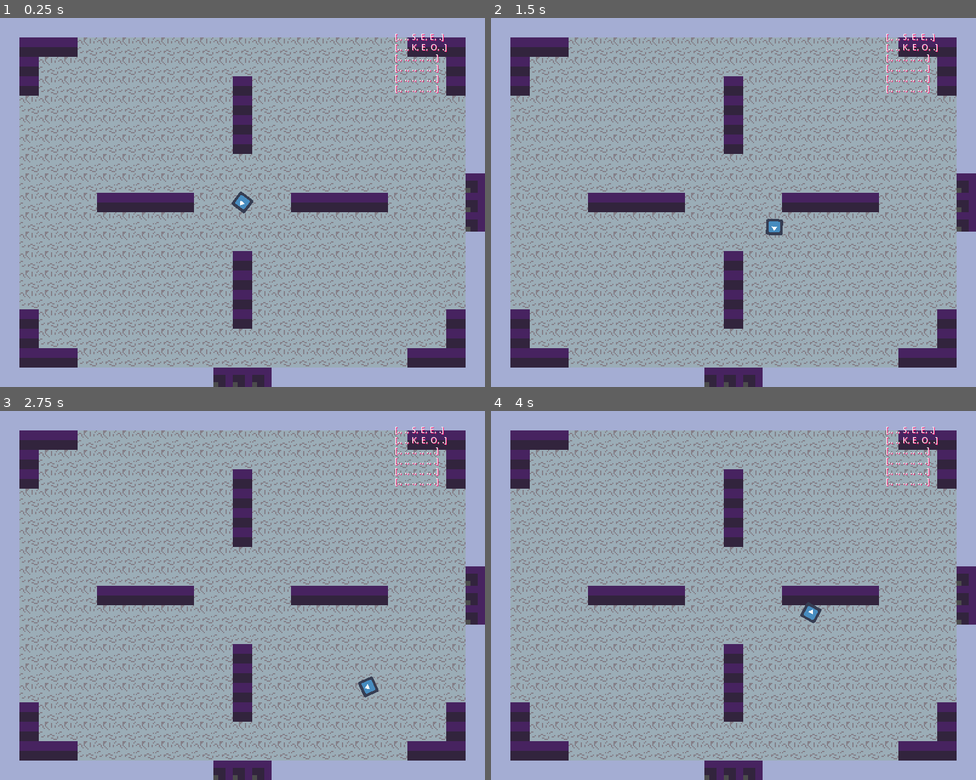
Above: before the commit, frames 1-4 (two rows, left to right).
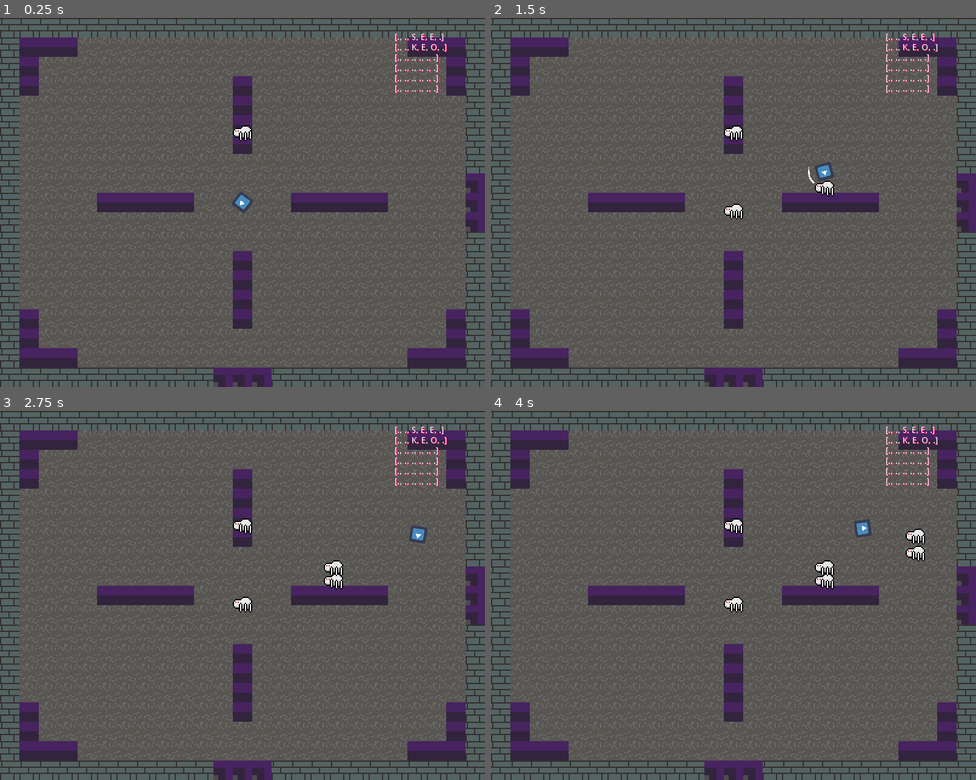
Above: after the commit, the same moments.

Repository: BielMaxBR/evolutron-remake
Game: Godot game, scene res://Node2D.tscn
Same seed, same stepped clock (60 frames per second), same inputs: the game is played once before the commit and once after it. The engine's default icon, where the game draws it, is replaced by a stand-in: a white triangle on a blue panel in a dark square.
Inputs (mouse positions are in pixels of both pictures, inside the frame that each line leads up to):
- Up to frame 1 (0.25 s): no input
- Up to frame 2 (1.5 s): tap Enter at 0.5 s; move the mouse to (840, 184) at 0.52 s; press the mouse at (840, 184) at 0.53 s; hold D (right) 0.53-1.28 s; move the mouse to (636, 220) at 1.27 s; release the mouse at (636, 220) at 1.28 s; hold S (down) from 1.28 s (still down); click (636, 220) at 1.35 s
- Up to frame 3 (2.75 s): move the mouse to (291, 514) at 2.02 s; release S (down) at 2.03 s; press the mouse at (291, 514) at 2.03 s; hold D (right) from 2.03 s (still down)
- Up to frame 4 (4 s): move the mouse to (709, 669) at 2.77 s; release D (right) at 2.78 s; release the mouse at (709, 669) at 2.78 s; hold W (up) 2.78-3.53 s; click (709, 669) at 2.85 s; move the mouse to (879, 650) at 3.52 s; press the mouse at (879, 650) at 3.53 s; hold A (left) from 3.53 s (still down)

The runs differ from the first frame. In frame 1, 91% of the frame differs, in the area x 0-100%, y 0-100%; in frame 2, 91%; in frame 3, 91%; in frame 4, 91%.

Commit message:
f

Diff:
--- a/Node2D.tscn
+++ b/Node2D.tscn
@@ -11,6 +11,7 @@
 [ext_resource path="res://anim/attack0.png" type="Texture" id=9]
 [ext_resource path="res://anim/attack3.png" type="Texture" id=10]
 [ext_resource path="res://anim/attack1.png" type="Texture" id=11]
+[ext_resource path="res://inimigos/arainha.tscn" type="PackedScene" id=12]
 
 [sub_resource type="RectangleShape2D" id=1]
 extents = Vector2( 13.4879, 13.5601 )
@@ -18,9 +19,9 @@
 [sub_resource type="SpriteFrames" id=2]
 animations = [ {
 "frames": [ ExtResource( 9 ), ExtResource( 11 ), ExtResource( 6 ), ExtResource( 10 ), ExtResource( 8 ), null, ExtResource( 9 ) ],
-"loop": false,
+"loop": true,
 "name": "default",
-"speed": 15.0
+"speed": 20.0
 } ]
 
 [node name="Node2D" type="Node2D"]
@@ -31,7 +32,6 @@
 cell_size = Vector2( 800, 608 )
 cell_quadrant_size = 6
 format = 1
-tile_data = PoolIntArray( 5, 0, 0, 327685, 0, 0 )
 
 [node name="TileMap" type="TileMap" parent="."]
 visible = false
@@ -64,6 +64,7 @@
 [node name="KinematicBody2D" type="KinematicBody2D" parent="."]
 script = ExtResource( 3 )
 cam = NodePath("../Camera2D")
+aranha = NodePath("../arainha")
 
 [node name="CollisionShape2D" type="CollisionShape2D" parent="KinematicBody2D"]
 shape = SubResource( 1 )
@@ -81,6 +82,8 @@
 
 [node name="Sound" type="AudioStreamPlayer" parent="KinematicBody2D/attack"]
 stream = ExtResource( 7 )
+
+[node name="arainha" parent="." instance=ExtResource( 12 )]
 [connection signal="map" from="." to="Camera2D" method="_on_Node2D_map"]
 [connection signal="spawn" from="." to="KinematicBody2D" method="_on_Node2D_spawn"]
 [connection signal="apareci" from="KinematicBody2D" to="Camera2D" method="_on_KinematicBody2D_apareci"]
--- a/Scripts/KinematicBody2D.gd
+++ b/Scripts/KinematicBody2D.gd
@@ -3,6 +3,8 @@
 var nao = true
 export (int) var speed = 200
 export(NodePath) var cam
+export(NodePath) var aranha
+onready var aranhaPath = preload("res://inimigos/arainha.tscn")
 signal esquerda
 signal direita
 signal cima
@@ -23,8 +25,13 @@
 
 	velocity = velocity.normalized() * speed
 func _input(event):
-	if event.is_action_pressed("attack"):
-		$attack.play()
+	if event.is_action_pressed("attack") and not $attack.playing:
+		var aranha = aranhaPath.instance()
+		aranha.position = position
+		get_tree().get_root().add_child(aranha)
+		aranha.connect("vivo", self, "_on_aranha_vivo")
+		$attack.playing = true
+		$attack/Sound.playing = true
 func get_camera():
 	#print(cam)
 	var node = get_node(cam)
@@ -48,19 +55,19 @@
 	velocity = move_and_slide(velocity)
 	$attack.look_at(get_global_mouse_position())
 	$Sprite.look_at(get_global_mouse_position())
+
 func _ready():
 	pass
+
 func _on_Node2D_spawn(pos):
 	print("do player ",pos)
 	$".".position = pos
+
+	get_node(aranha).position = Vector2(pos.x,pos.y-100)
 	pass # Replace with function body.
-
-
-
-
-
 
 
 func _on_attack_animation_finished():
 	$attack.playing = false
+	$attack/Sound.playing = false
 	pass # Replace with function body.
--- a/Scripts/Map_generator.gd
+++ b/Scripts/Map_generator.gd
@@ -272,14 +272,14 @@
 				index += 1
 			elif minimapa[y][x] == "E":
 				rng.randomize()
-				var sala = rng.randi_range(0,4)
+				var sala = rng.randi_range(0,5)
 				var pos = Coletar_posicao_do_tile(x,y,bigMap.cell_size,bigMap.transform.get_scale())
 				gerar_tilemap(pos,tile,'/enemy/sala'+str(sala)+'.png', portas, index)
 				index += 1
 			elif minimapa[y][x] == "K":
 				var chave = true
 				rng.randomize()
-				var sala = rng.randi_range(0,4)
+				var sala = rng.randi_range(0,5)
 				var pos = Coletar_posicao_do_tile(x,y,bigMap.cell_size,bigMap.transform.get_scale())
 				gerar_tilemap(pos,tile,'/enemy/sala'+str(sala)+'.png',portas, index)
 				index += 1
--- /dev/null
+++ b/inimigos/arainha.tscn
@@ -0,0 +1,66 @@
+[gd_scene load_steps=8 format=2]
+
+[ext_resource path="res://BIXOS/Arainha/filhote_de_bixo4.png" type="Texture" id=1]
+[ext_resource path="res://BIXOS/Arainha/filhote_de_bixo.png" type="Texture" id=3]
+[ext_resource path="res://BIXOS/Arainha/filhote_de_bixo3.png" type="Texture" id=4]
+[ext_resource path="res://BIXOS/Arainha/filhote_de_bixo2.png" type="Texture" id=5]
+[ext_resource path="res://inimigos/scripts/arainha.gd" type="Script" id=6]
+
+[sub_resource type="RectangleShape2D" id=1]
+extents = Vector2( 17.3696, 11.2735 )
+
+[sub_resource type="SpriteFrames" id=2]
+animations = [ {
+"frames": [ ExtResource( 3 ) ],
+"loop": true,
+"name": "parado",
+"speed": 1.0
+}, {
+"frames": [ ExtResource( 5 ), ExtResource( 4 ), ExtResource( 1 ) ],
+"loop": true,
+"name": "andando",
+"speed": 10.0
+} ]
+
+[node name="arainha" type="KinematicBody2D"]
+script = ExtResource( 6 )
+
+[node name="CollisionShape2D" type="CollisionShape2D" parent="."]
+shape = SubResource( 1 )
+
+[node name="AnimatedSprite" type="AnimatedSprite" parent="."]
+scale = Vector2( 2, 2 )
+frames = SubResource( 2 )
+animation = "parado"
+playing = true
+
+[node name="RayCast2D_1" type="RayCast2D" parent="."]
+enabled = true
+
+[node name="RayCast2D_2" type="RayCast2D" parent="."]
+rotation = 0.808435
+enabled = true
+
+[node name="RayCast2D_3" type="RayCast2D" parent="."]
+rotation = -0.791549
+enabled = true
+
+[node name="RayCast2D_4" type="RayCast2D" parent="."]
+rotation = -1.5673
+enabled = true
+
+[node name="RayCast2D_5" type="RayCast2D" parent="."]
+rotation = 1.56997
+enabled = true
+
+[node name="RayCast2D_6" type="RayCast2D" parent="."]
+rotation = 3.90149
+enabled = true
+
+[node name="RayCast2D_7" type="RayCast2D" parent="."]
+rotation = 2.36389
+enabled = true
+
+[node name="RayCast2D_8" type="RayCast2D" parent="."]
+rotation = 3.13937
+enabled = true
--- /dev/null
+++ b/inimigos/scripts/arainha.gd
@@ -0,0 +1,25 @@
+extends KinematicBody2D
+
+
+# Declare member variables here. Examples:
+# var a = 2
+# var b = "text"
+
+# Called when the node enters the scene tree for the first time.
+func _ready():
+
+	pass # Replace with function body.
+
+func _process(delta):
+
+	for i in range(1,9):
+		var ray = "RayCast2D_"+str(i)
+		if get_node(ray):
+			if get_node(ray).is_colliding():
+				$AnimatedSprite.animation = "andando"
+				move_and_slide(Vector2(0,100))
+			else:
+				$AnimatedSprite.animation = 'parado'
+# Called every frame. 'delta' is the elapsed time since the previous frame.
+#func _process(delta):
+#	pass
--- a/project.godot
+++ b/project.godot
@@ -53,6 +53,10 @@
  ]
 }
 
+[node]
+
+name_num_separator=2
+
 [rendering]
 
 quality/driver/driver_name="GLES2"
Binary file added: BIXOS/Arainha/filhote_de_bixo.gif
Binary file added: BIXOS/Arainha/filhote_de_bixo.png
Not shown, added: BIXOS/Arainha/filhote_de_bixo.png.import
Binary file added: BIXOS/Arainha/filhote_de_bixo1.png
Not shown, added: BIXOS/Arainha/filhote_de_bixo1.png.import
Binary file added: BIXOS/Arainha/filhote_de_bixo2.png
Not shown, added: BIXOS/Arainha/filhote_de_bixo2.png.import
Binary file added: BIXOS/Arainha/filhote_de_bixo3.png
Not shown, added: BIXOS/Arainha/filhote_de_bixo3.png.import
Binary file added: BIXOS/Arainha/filhote_de_bixo4.png
Not shown, added: BIXOS/Arainha/filhote_de_bixo4.png.import
Not shown: 1 places in Node2D.tscn that only renumber resources
(and 6 more such lines)
